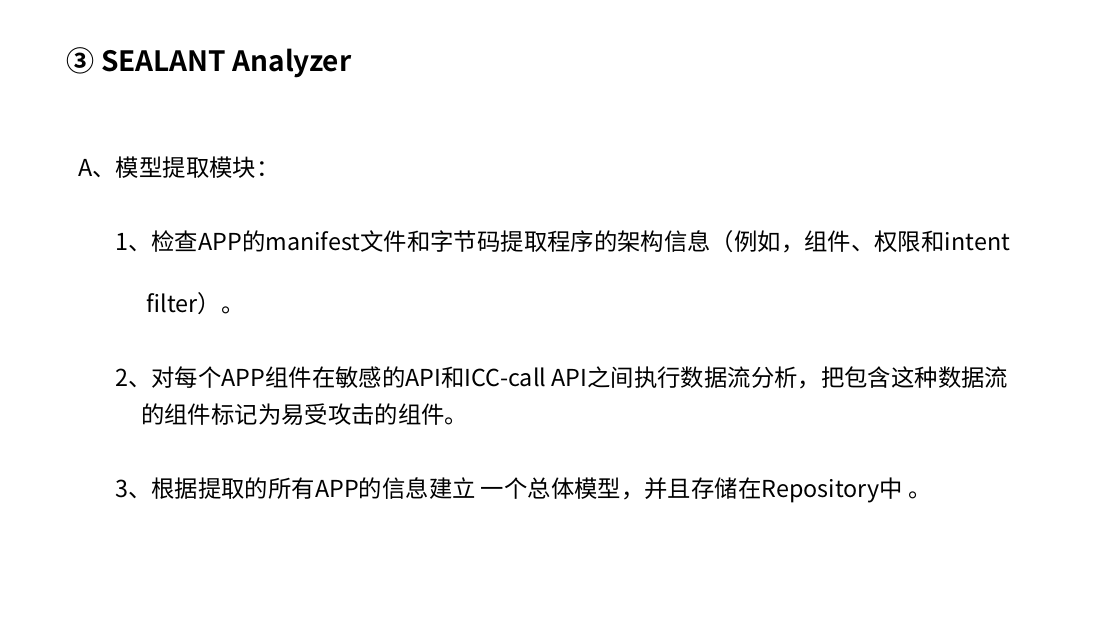
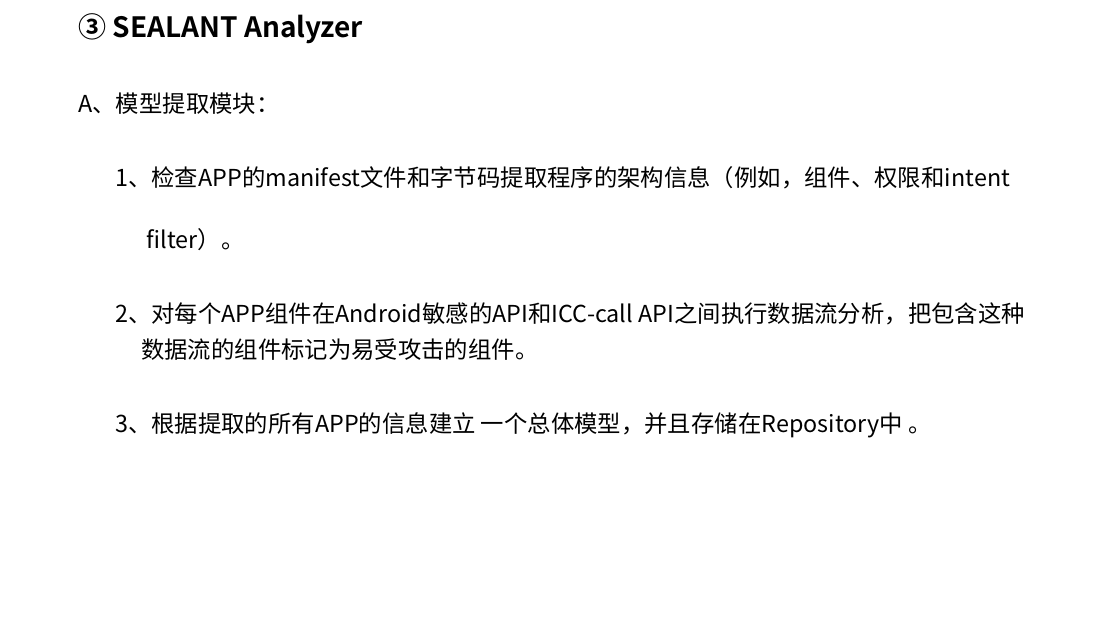
Before and after one commit to wh7yan/-, a slide deck: slide 8 of 论文研读/SEALANT.pptx. Drawn at 1120x630 pixels with LibreOffice and Linux fonts; fonts in the diff are those of the drawing. Boxes give left, top, right and bottom in pixels: in the first picture for what was removed or moved away, otherwise in the second. Text is boxed around its words. In the diff, an @@ line names an element or a change of style, - is before the commit and + after.

```diff
--- a/论文研读/SEALANT.pptx
+++ b/论文研读/SEALANT.pptx
@@ text "③ SEALANT Analyzer": place and size @@
-text "③ SEALANT Analyzer" at [78, 156, 1010, 503]
+text "③ SEALANT Analyzer" at [78, 13, 1024, 438]
@@ text at [78, 13, 363, 44]: paragraph added @@
+③ SEALANT Analyzer
@@ title removed at [67, 47, 352, 78] @@
-③ SEALANT Analyzer
@@ text at [115, 302, 1024, 360]: text changed @@
-2、对每个APP组件在敏感的API和ICC-call API之间执行数据流分析，把包含这种数据流
-的组件标记为易受攻击的组件。
+2、对每个APP组件在Android敏感的API和ICC-call API之间执行数据流分析，把包含这种
+数据流的组件标记为易受攻击的组件。
```
Also in this commit, not shown: 6 other slides changed, 1 slide added, 1 slide removed, 2 other files.
